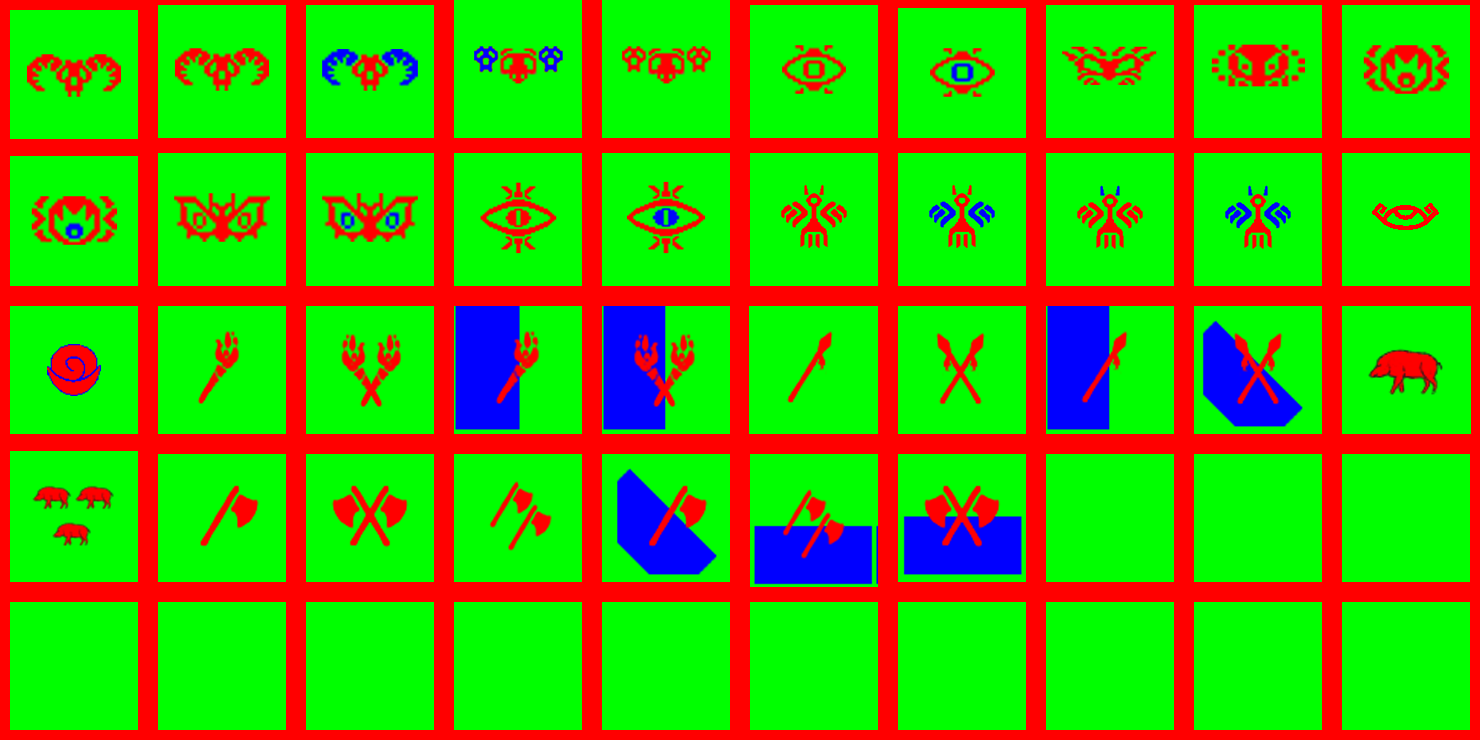
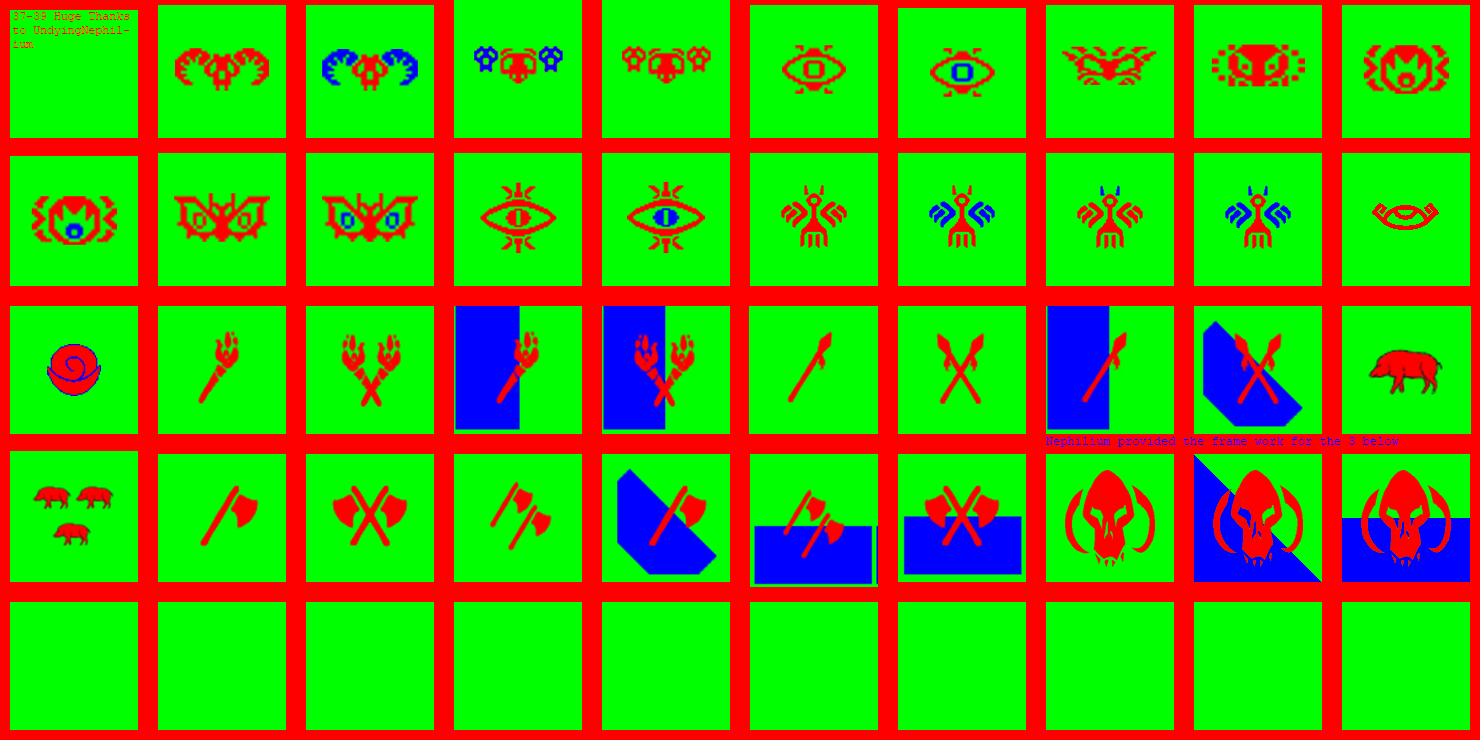
Layers edited between the first and the second w=1480, h=740 image:
added layer "Nephilium provided the frame work for the 3 below" above "Layer 47" over [1046, 437, 1399, 447]
added layer "Layer 47" above "Layer 45" over [1342, 470, 1470, 582]
added layer "Layer 45" above "Layer 46" over [1065, 470, 1155, 567]
added layer "Layer 46" above "Layer 42" over [1194, 455, 1321, 582]
removed layer "Layer 1" over [10, 12, 138, 139]
added layer "37-39 Huge Thanks to UndyingNephilium" above "Background" over [13, 12, 130, 48]
